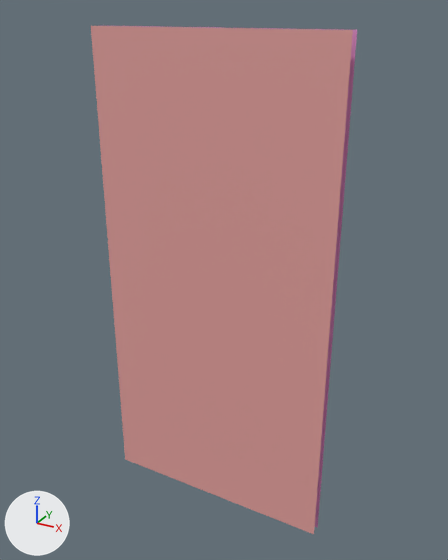
Renders of the FBX model GameThesis/Assets/3D Assets/Model & Texture/M_Plank Wall/M_Wall.fbx from each side of a commit.
Both versions are drawn from a 50 mm camera at (2.25, -4.92, 4.12) aimed at (0.05, -0.91, 2.12). Every picture has the same lights, and +X, +Y and +Z are marked at lower left.
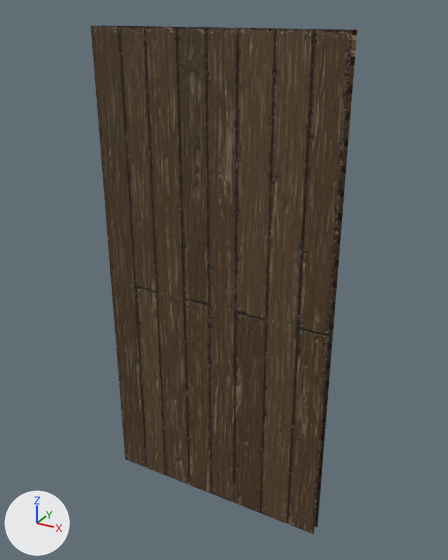
The newer file is also turned or shifted as a whole; pictures and numbers use the older file's frame.

Pixel boxes (x1, y1, x2, y2) of what changed, in the pictures (448 x 560 px):
'Cube.022', surface changed, turned (pink to brown): (91, 25, 357, 534) in both

Patch to the scene script:
```diff
--- a/GameThesis/Assets/3D Assets/Model & Texture/M_Plank Wall/M_Wall.fbx.py
+++ b/GameThesis/Assets/3D Assets/Model & Texture/M_Plank Wall/M_Wall.fbx.py
@@ img_window_wall_for_texture_outdoor_wall_normal_png @@
+img_window_wall_for_texture_outdoor_wall_normal_png = load_image('Window Wall For Texture_OutDoor Wall_Normal.png', 'Out Door/Window Wall For Texture_OutDoor Wall_Normal.png', 512, 512, 'Non-Color')
@@ img_window_wall_for_texture_outdoor_wall_albedotransparency_png @@
+img_window_wall_for_texture_outdoor_wall_albedotransparency_png = load_image('Window Wall For Texture_OutDoor Wall_AlbedoTransparency.png', 'Out Door/Window Wall For Texture_OutDoor Wall_AlbedoTransparency.png', 512, 512, 'sRGB')
@@ img_m_wall_plank_wall_normal_png @@
+img_m_wall_plank_wall_normal_png = load_image('M_Wall_Plank Wall_Normal.png', 'M_Wall_Plank Wall_Normal.png', 1024, 1024, 'Non-Color')
@@ img_m_wall_plank_wall_albedotransparency_png @@
+img_m_wall_plank_wall_albedotransparency_png = load_image('M_Wall_Plank Wall_AlbedoTransparency.png', 'M_Wall_Plank Wall_AlbedoTransparency.png', 1024, 1024, 'sRGB')
@@ mat_plank_wall @@
 n0 = _N.new('ShaderNodeBsdfPrincipled'); n0.name = 'Principled BSDF'
-n0.inputs[0].default_value = (0.8, 0.298, 0.647, 1.0)  # 'Base Color', pink #e794d2
 n1 = _N.new('ShaderNodeOutputMaterial'); n1.name = 'Material Output'
+n2 = _N.new('ShaderNodeTexImage'); n2.name = 'Image Texture'
+n2.image = img_m_wall_plank_wall_albedotransparency_png
+n3 = _N.new('ShaderNodeTexImage'); n3.name = 'Image Texture.001'
+n3.image = img_m_wall_plank_wall_normal_png
+n4 = _N.new('ShaderNodeNormalMap'); n4.name = 'Normal Map'
 _L.new(n0.outputs[0], n1.inputs[0])  # 'BSDF' to 'Surface'
+_L.new(n2.outputs[0], n0.inputs[0])  # 'Color' to 'Base Color'
+_L.new(n3.outputs[0], n4.inputs[1])  # 'Color' to 'Color'
+_L.new(n4.outputs[0], n0.inputs[5])  # 'Normal' to 'Normal'
@@ mat_kitchen_wall @@
 n0 = _N.new('ShaderNodeBsdfPrincipled'); n0.name = 'Principled BSDF'
-n0.inputs[0].default_value = (0.8, 0.367, 0.352, 1.0)  # 'Base Color', pink #e7a3a0
 n1 = _N.new('ShaderNodeOutputMaterial'); n1.name = 'Material Output'
+n2 = _N.new('ShaderNodeTexImage'); n2.name = 'Image Texture'
+n2.image = img_window_wall_for_texture_outdoor_wall_albedotransparency_png
+n3 = _N.new('ShaderNodeTexImage'); n3.name = 'Image Texture.001'
+n3.image = img_window_wall_for_texture_outdoor_wall_normal_png
+n4 = _N.new('ShaderNodeNormalMap'); n4.name = 'Normal Map'
 _L.new(n0.outputs[0], n1.inputs[0])  # 'BSDF' to 'Surface'
+_L.new(n2.outputs[0], n0.inputs[0])  # 'Color' to 'Base Color'
+_L.new(n3.outputs[0], n4.inputs[1])  # 'Color' to 'Color'
+_L.new(n4.outputs[0], n0.inputs[5])  # 'Normal' to 'Normal'
@@ ob_cube_022 @@
 ob_cube_022.location = (0.0, -1.0, 0.0)
+ob_cube_022.rotation_euler = (0.0, 0.0, 3.142)  # degrees (0, 0, 180)
```
